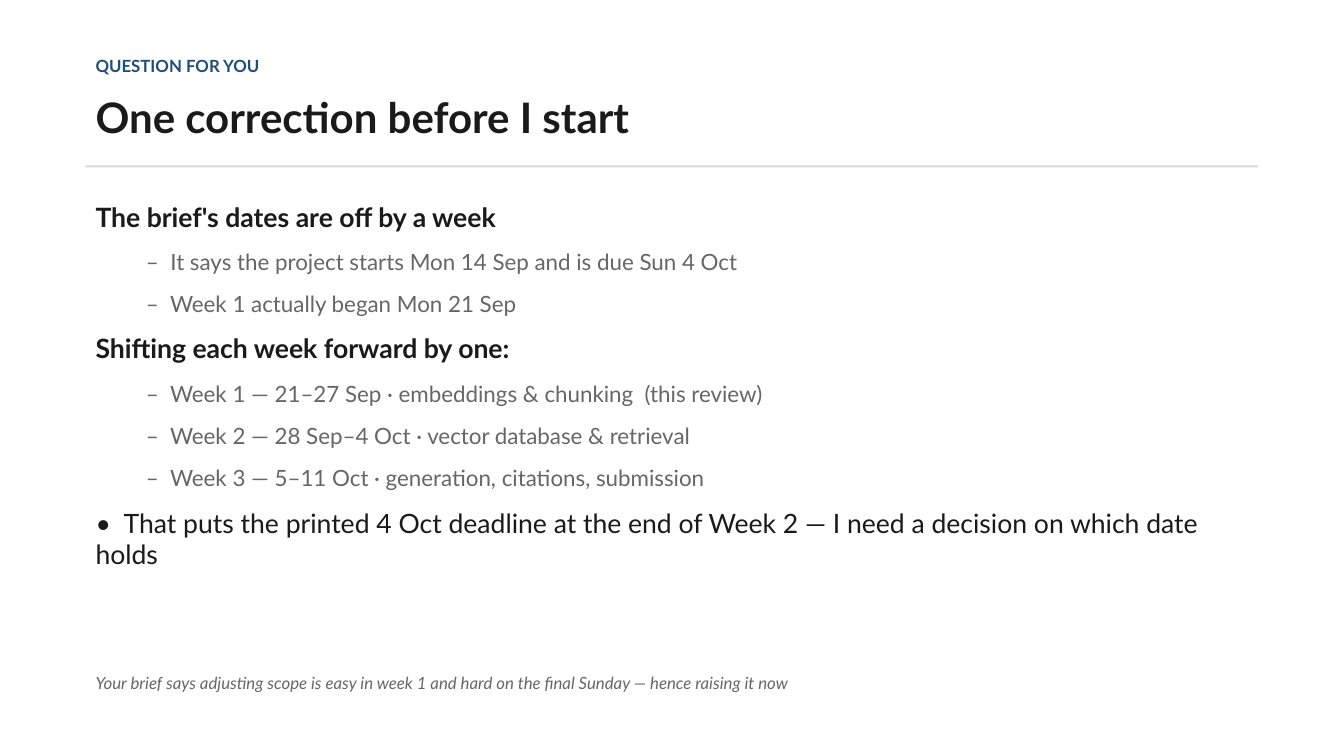
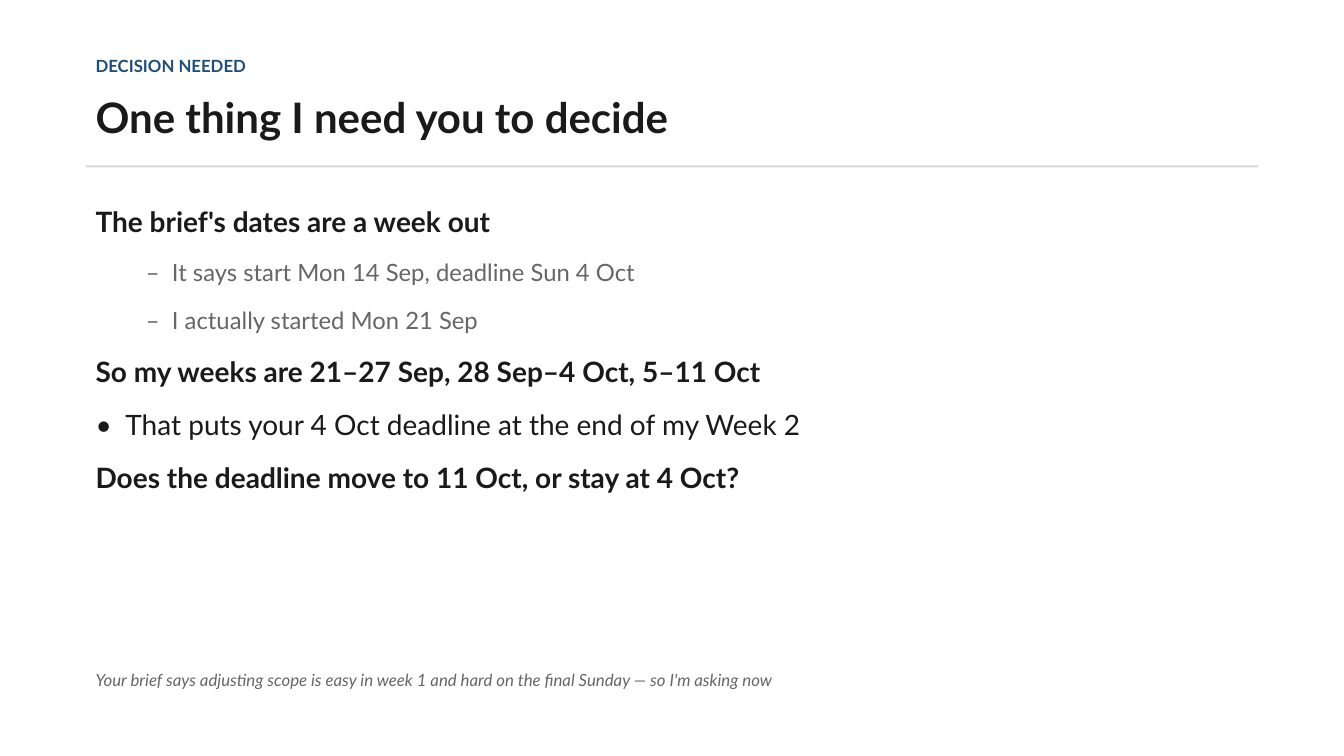
Before and after one commit to Iddrisusalima/ask-my-docs, a slide deck: slide 3 of presentation/week1-review.pptx. Drawn at 1344x756 pixels with LibreOffice and Linux fonts; fonts in the diff are those of the drawing. Boxes give left, top, right and bottom in pixels: in the first picture for what was removed or moved away, otherwise in the second. Text is boxed around its words. In the diff, an @@ line names an element or a change of style, - is before the commit and + after.

Commit message:
docs(presentation): Cut deck to 10 slides and simplify wording

```diff
--- a/presentation/week1-review.pptx
+++ b/presentation/week1-review.pptx
@@ text at bbox=[96, 59, 246, 72]: text changed @@
-QUESTION FOR YOU
+DECISION NEEDED
@@ text at bbox=[96, 101, 668, 141]: text changed @@
-One correction before I start
+One thing I need you to decide
@@ text at bbox=[96, 211, 800, 493]: text changed; size 16 to 20 pt; text colour #666666 to #1A1A1A; bold on @@
-The brief's dates are off by a week
-  – It says the project starts Mon 14 Sep and is due Sun 4 Oct
-  – Week 1 actually began Mon 21 Sep
-Shifting each week forward by one:
-  – Week 1 — 21–27 Sep · embeddings & chunking (this review)
-  – Week 2 — 28 Sep–4 Oct · vector database & retrieval
-  – Week 3 — 5–11 Oct · generation, citations, submission
-• That puts the printed 4 Oct deadline at the end of Week 2 — I need a decision on which date holds
+The brief's dates are a week out
+  – It says start Mon 14 Sep, deadline Sun 4 Oct
+  – I actually started Mon 21 Sep
+So my weeks are 21–27 Sep, 28 Sep–4 Oct, 5–11 Oct
+• That puts your 4 Oct deadline at the end of my Week 2
+Does the deadline move to 11 Oct, or stay at 4 Oct?
@@ text at bbox=[96, 673, 772, 689]: text changed @@
-Your brief says adjusting scope is easy in week 1 and hard on the final Sunday — hence raising it now
+Your brief says adjusting scope is easy in week 1 and hard on the final Sunday — so I'm asking now
```
Also in this commit, not shown: 4 other slides changed, 5 slides added, 13 slides removed, 1 other file.
